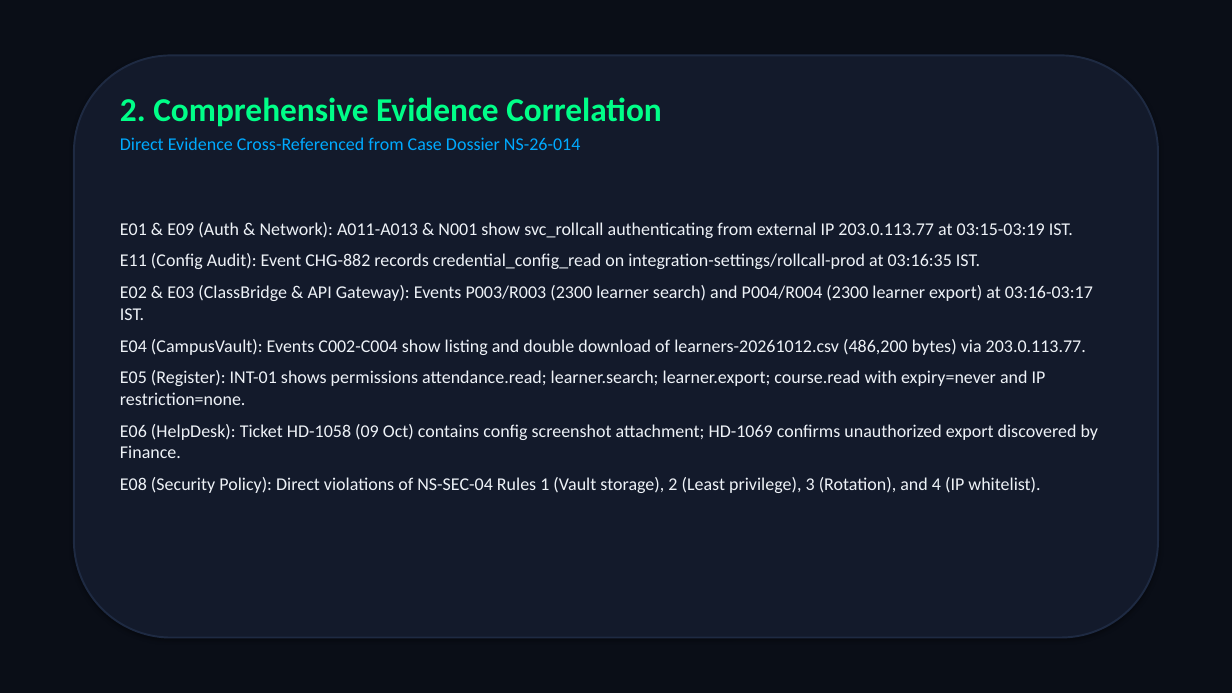
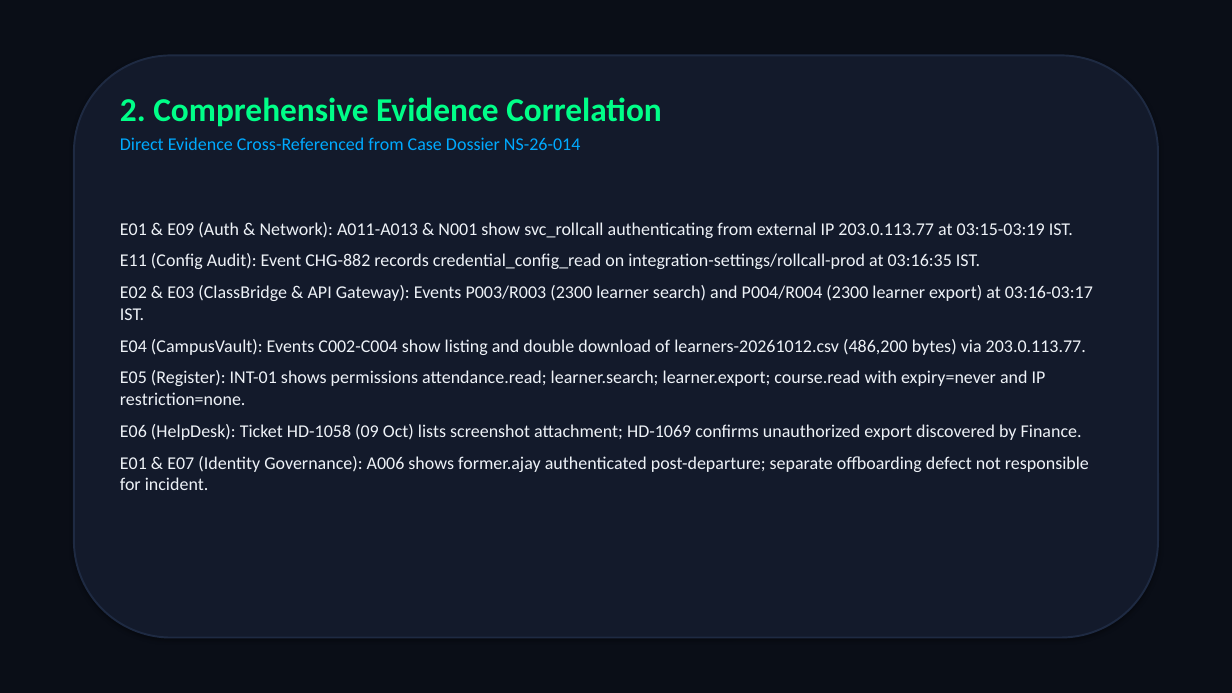
Before and after one commit to kandukurijagan1/crimeathon, a slide deck: slide 3 of SENTRIX_SHIELD_PRESENTATION.pptx. Drawn at 1232x693 pixels with LibreOffice and Linux fonts; fonts in the diff are those of the drawing. Boxes give left, top, right and bottom in pixels: in the first picture for what was removed or moved away, otherwise in the second. Text is boxed around its words. In the diff, an @@ line names an element or a change of style, - is before the commit and + after.

Commit message:
Correct evidence engine and defense controls: ground-truth alignment with E01-E12, separated confirmed vs hypothesis, 7-month credential age, and isolated export record ceiling tests

```diff
--- a/SENTRIX_SHIELD_PRESENTATION.pptx
+++ b/SENTRIX_SHIELD_PRESENTATION.pptx
@@ text at <box>120,424,1089,490</box>: text changed @@
-E06 (HelpDesk): Ticket HD-1058 (09 Oct) contains config screenshot attachment; HD-1069 confirms unauthorized export discovered by Finance.
-E08 (Security Policy): Direct violations of NS-SEC-04 Rules 1 (Vault storage), 2 (Least privilege), 3 (Rotation), and 4 (IP whitelist).
+E06 (HelpDesk): Ticket HD-1058 (09 Oct) lists screenshot attachment; HD-1069 confirms unauthorized export discovered by Finance.
+E01 & E07 (Identity Governance): A006 shows former.ajay authenticated post-departure; separate offboarding defect not responsible for incident.
```
Also in this commit, not shown: 8 other slides changed, 1 slide removed, 13 other files.
